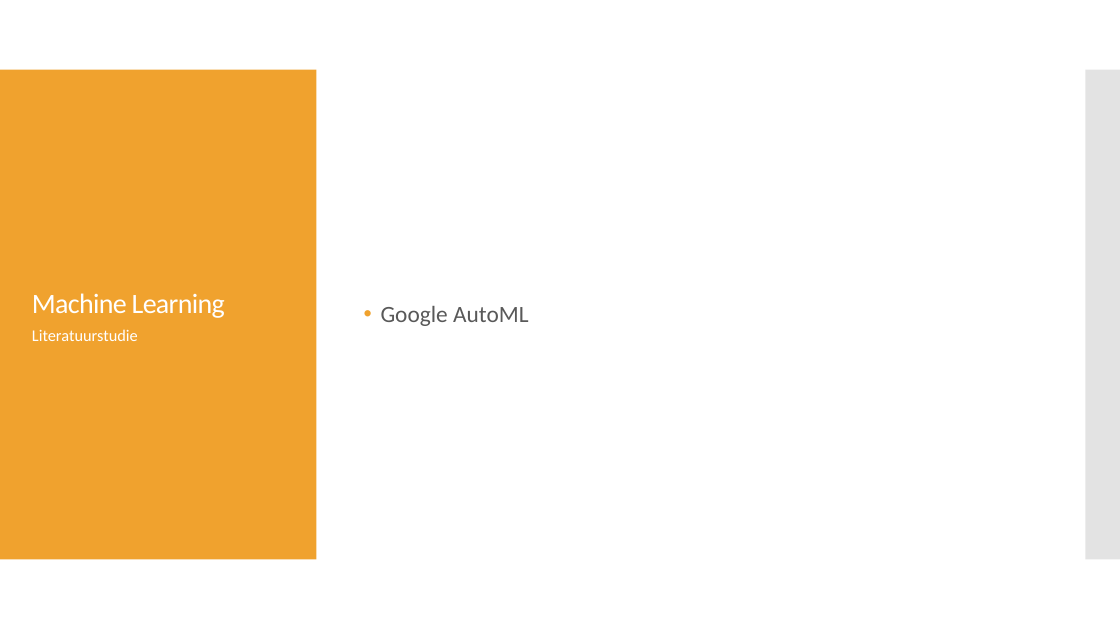
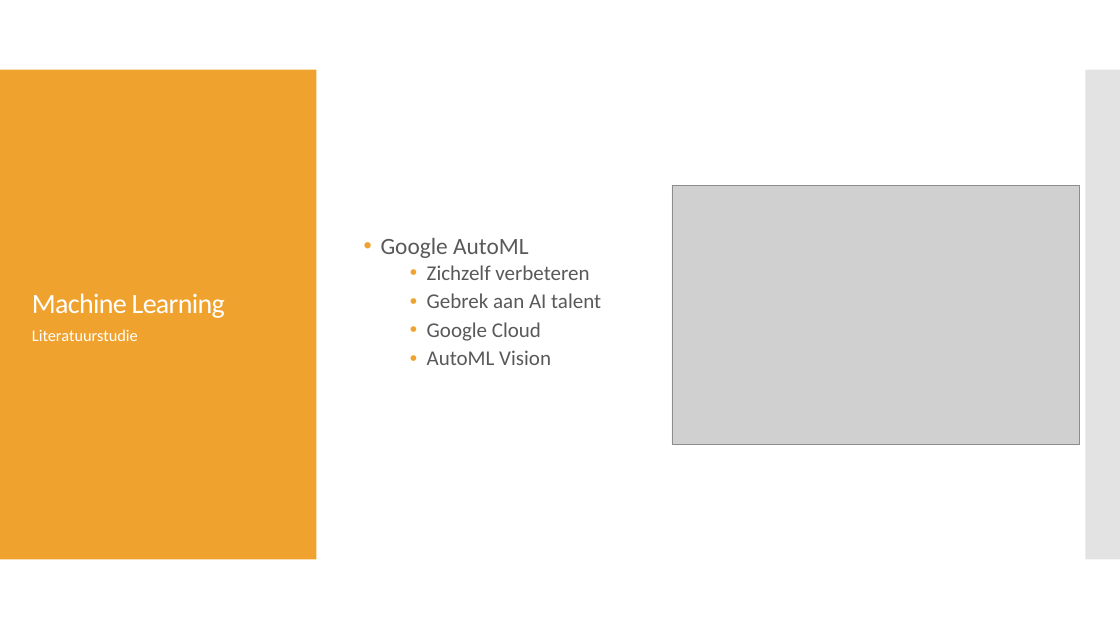
Before and after one commit to PrebenLeroy/bachelorproef, a slide deck: slide 9 of BP verdediging.pptx. Drawn at 1120x630 pixels with LibreOffice and Linux fonts; fonts in the diff are those of the drawing; grey boxes stand for pictures. Boxes give left, top, right and bottom in pixels: in the first picture for what was removed or moved away, otherwise in the second. Text is boxed around its words. In the diff, an @@ line names an element or a change of style, - is before the commit and + after.

```diff
--- a/BP verdediging.pptx
+++ b/BP verdediging.pptx
@@ picture added at [672,186,1080,445] @@
@@ text at [427,265,601,365]: paragraphs added @@
+  • Zichzelf verbeteren
+  • Gebrek aan AI talent
+  • Google Cloud
+  • AutoML Vision
```
Also in this commit, not shown: 9 other slides changed, 4 slides added, 1 slide removed.
